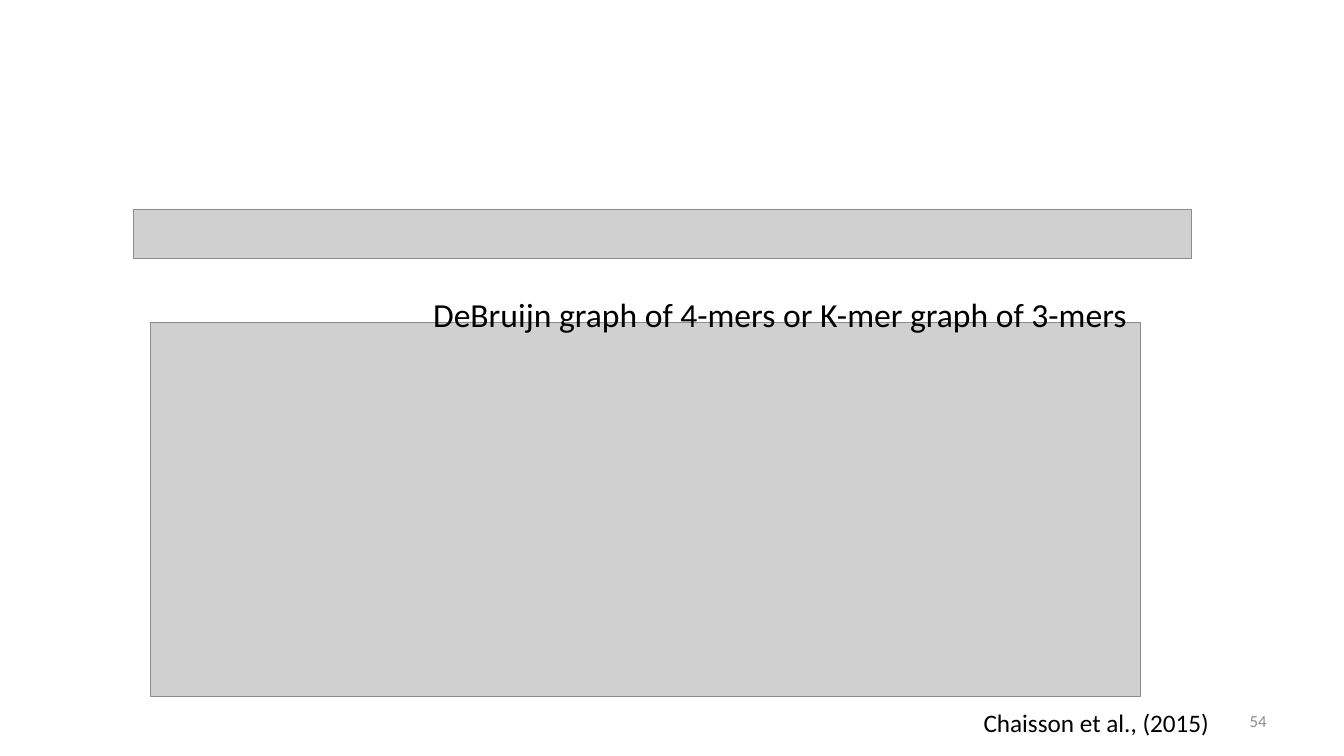
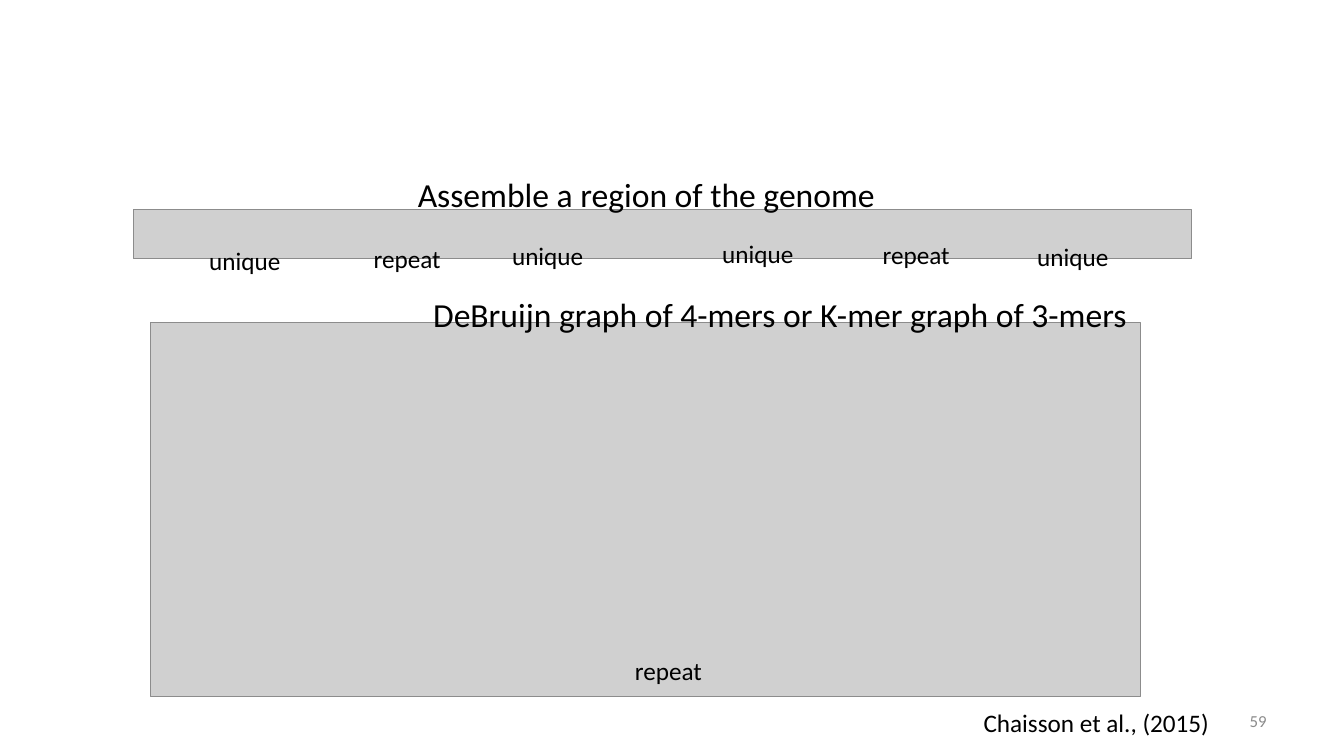
Before and after one commit to alekseyzimin/BME-Algorithms-for-Analysis-of-Genomic-Data, a slide deck: slide 59 of Fall 2026/Week 5 -- Genome Assembly Algorithms.pptx (slide 54 before the commit). Drawn at 1344x756 pixels with LibreOffice and Linux fonts; fonts in the diff are those of the drawing; grey boxes stand for pictures; background and template pictures are left out. Boxes give left, top, right and bottom in pixels: in the first picture for what was removed or moved away, otherwise in the second. Text is boxed around its words. In the diff, an @@ line names an element or a change of style, - is before the commit and + after.

```diff
--- a/Fall 2026/Week 5 -- Genome Assembly Algorithms.pptx
+++ b/Fall 2026/Week 5 -- Genome Assembly Algorithms.pptx
@@ text added at [418, 183, 874, 215], 24 pt, text #000000 @@
+Assemble a region of the genome
@@ text added at [209, 252, 280, 277], 18 pt, text #000000 @@
+unique
@@ text added at [374, 252, 441, 275], 18 pt, text #000000 @@
+repeat
@@ text added at [512, 247, 583, 272], 18 pt, text #000000 @@
+unique
@@ text added at [722, 245, 793, 269], 18 pt, text #000000 @@
+unique
@@ text added at [883, 248, 950, 270], 18 pt, text #000000 @@
+repeat
@@ text added at [1037, 248, 1108, 273], 18 pt, text #000000 @@
+unique
@@ text added at [635, 664, 702, 684], 18 pt, text #000000 @@
+repeat
@@ page number at [1250, 716, 1267, 727]: text changed @@
-54
+59
```
Also in this commit, not shown: 21 other slides changed, 5 slides added.
